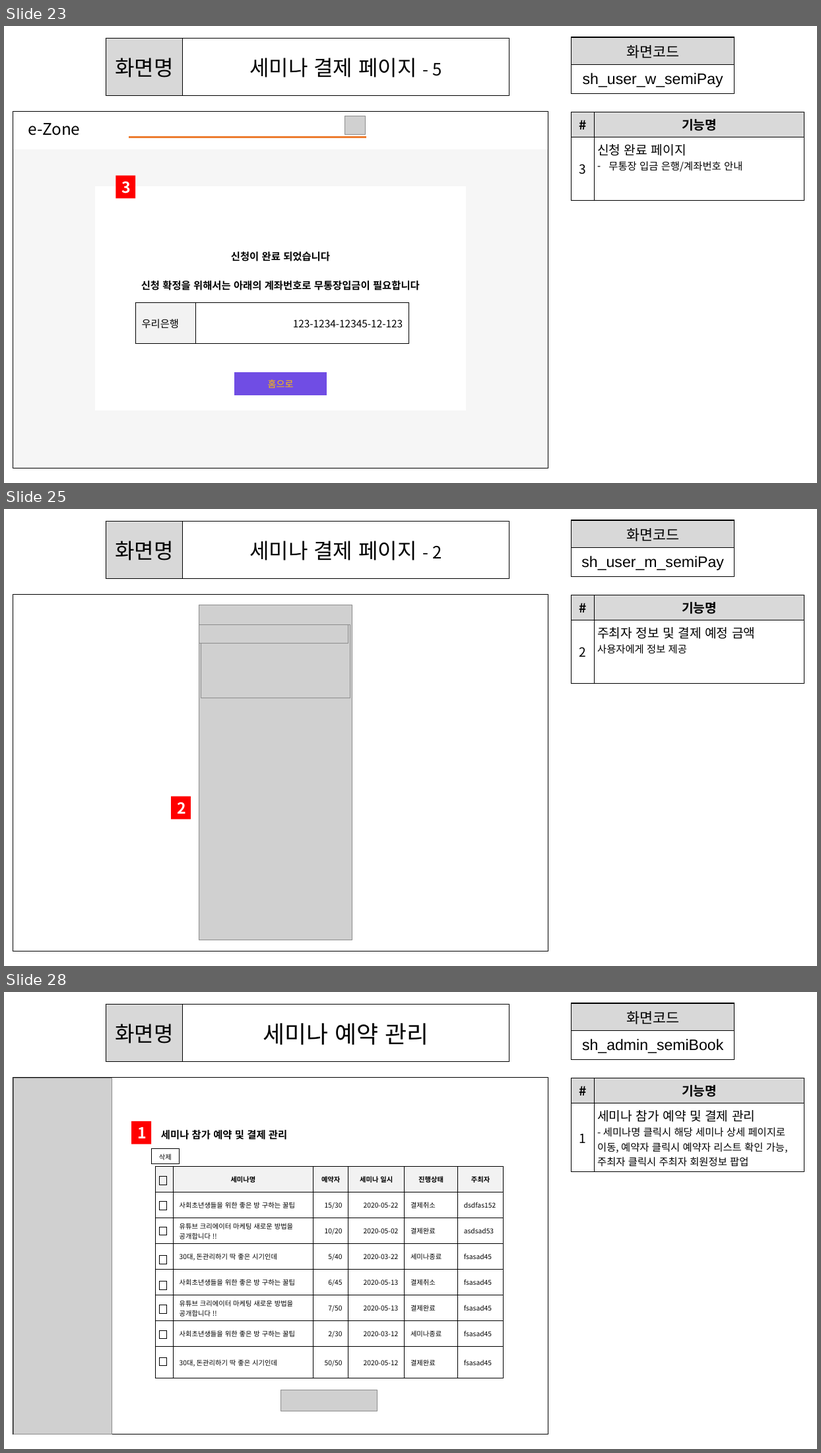
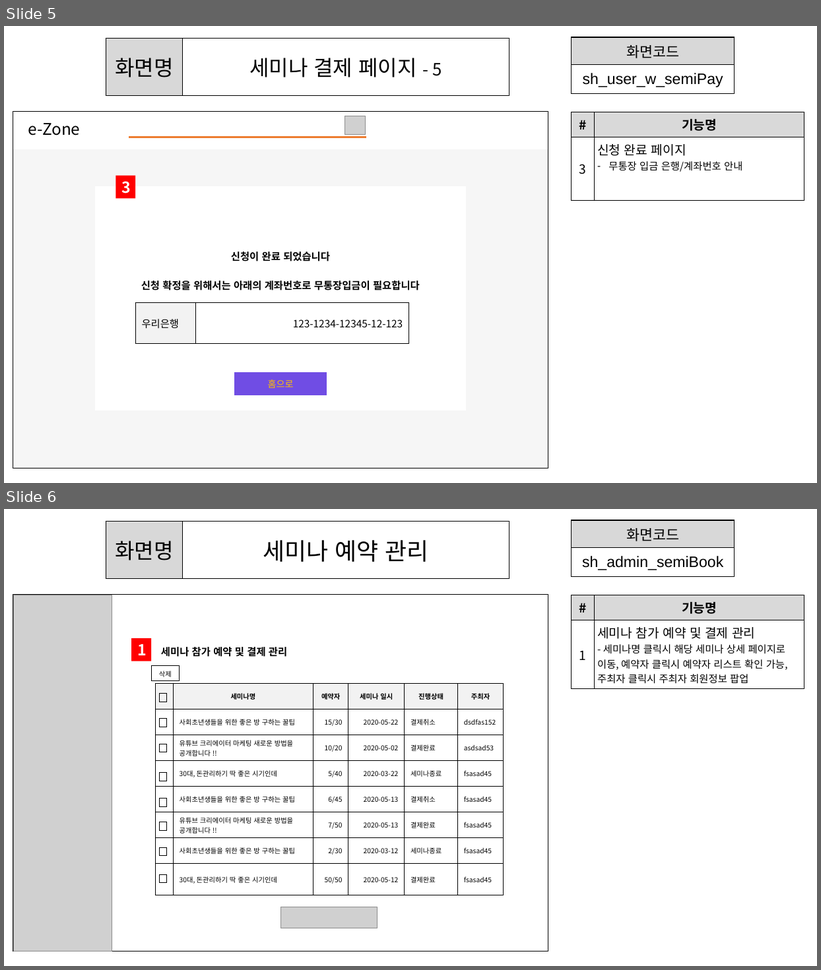
Before and after one commit to ezenteam2/e-Zone, a slide deck: 0 발표용 파워포인트/0403 1차발표/0403 project05 - 파워포인트 - 서희.pptx. Shown one above the other, each under a label of ours: slides 23, 25 and 28 before the commit, slides 5 and 6 after it; the slides between them are not shown. The pictures are 821x1453 and 821x970 pixels, drawn with LibreOffice and Linux fonts; fonts in the diff are those of the drawing; grey boxes stand for pictures. Boxes give left, top, right and bottom in pixels: in the first picture for what was removed or moved away, otherwise in the second. Text is boxed around its words. In the diff, an @@ line names an element or a change of style, - is before the commit and + after.

```diff
--- a/0 발표용 파워포인트/0403 1차발표/0403 project05 - 파워포인트 - 서희.pptx
+++ b/0 발표용 파워포인트/0403 1차발표/0403 project05 - 파워포인트 - 서희.pptx
@@ slide 25 removed at (4, 509, 817, 966), background #FFFFFF @@
@@ table removed at (106, 521, 509, 578), 1 rows, 2 columns @@
-화면명 | 세미나 결제 페이지 - 2
@@ table removed at (572, 520, 735, 577), 2 rows, 1 columns @@
-화면코드
-sh_user_m_semiPay
@@ table removed at (13, 594, 548, 951), 1 rows, 1 columns @@
-
@@ picture removed at (199, 605, 352, 941) @@
@@ table removed at (572, 595, 805, 683), 2 rows, 2 columns @@
-# | 기능명
-2 | 주최자 정보 및 결제 예정 금액 / 사용자에게 정보 제공
@@ picture removed at (199, 625, 348, 644) @@
@@ picture removed at (201, 625, 350, 698) @@
@@ picture removed at (205, 625, 349, 693) @@
@@ rectangle removed at (171, 796, 191, 819) @@
-2
@@ what was slide 23 is now slide 5 @@
@@ what was slide 28 is now slide 6 @@
```
Also in this commit, not shown: 23 other slides removed.
